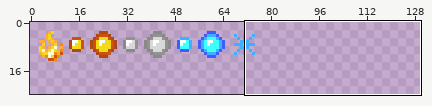
One commit to this sprite sheet: src/main/resources/assets/fahrenheit/textures/hud/fahrenheit_icons.png. Above: a wide view before the commit, with the close-up outlined.
Close-up. Before:
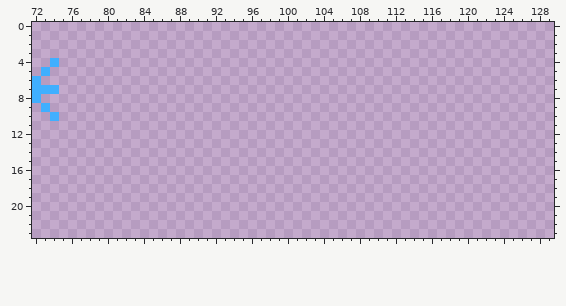
The file is 256x128 pixels. Colours within 5 levels of each other are drawn and written as one. Shown: x 72..129, y 0..23. The wide view leaves out empty margins.
After:
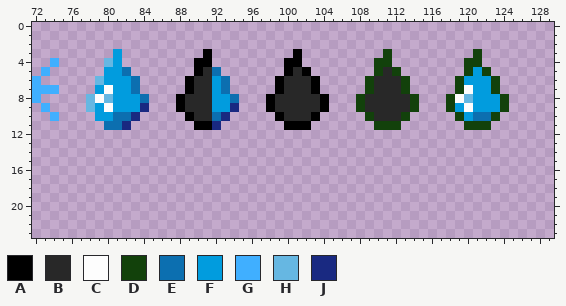
Palette (. is transparent): A #000000  B #282828  C #fdfdfd  D #12410b  E #0c6fb0  F #019cde  G #40afff  H #66b7e2  J #192981
Difference:
Changed rows in their new state; - is an unchanged pixel.
first column x 78:
 3 ---F---------A---------A---------D---------D---
 4 --HF--------AA--------AA--------DD--------DD---
 5 --FFE-------ABE-------ABA-------DBD-------DFD--
 6 -HFFFE-----ABBFE-----ABBBA-----DBBBD-----DFFFD-
 7 -FCFFE-----ABBFE-----ABBBA-----DBBBD-----DCFFD-
 8 HCHFFFE---ABBBFFE---ABBBBBA---DBBBBBD---DCHFFFD
 9 HFCFFFJ---ABBBFFJ---ABBBBBA---DBBBBBD---DFCFFFD
10 -FFEEJ-----ABBEJ-----ABBBA-----DBBBD-----DFEED-
11 --EEJ-------AAJ-------AAA-------DDD-------DDD--
Changed places in both close-ups, as pixel boxes (x1, y1, x2, y2):
added: (86, 49, 329, 130)
added: (356, 49, 509, 130)
